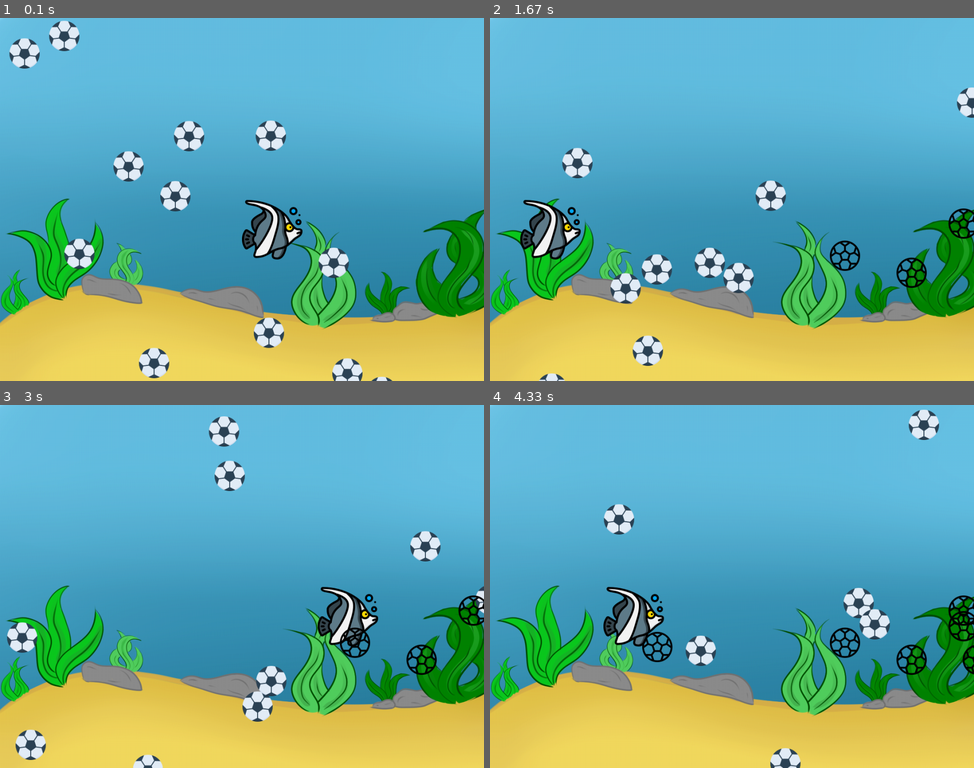
Above: before the commit, frames 1-4 (two rows, left to right).
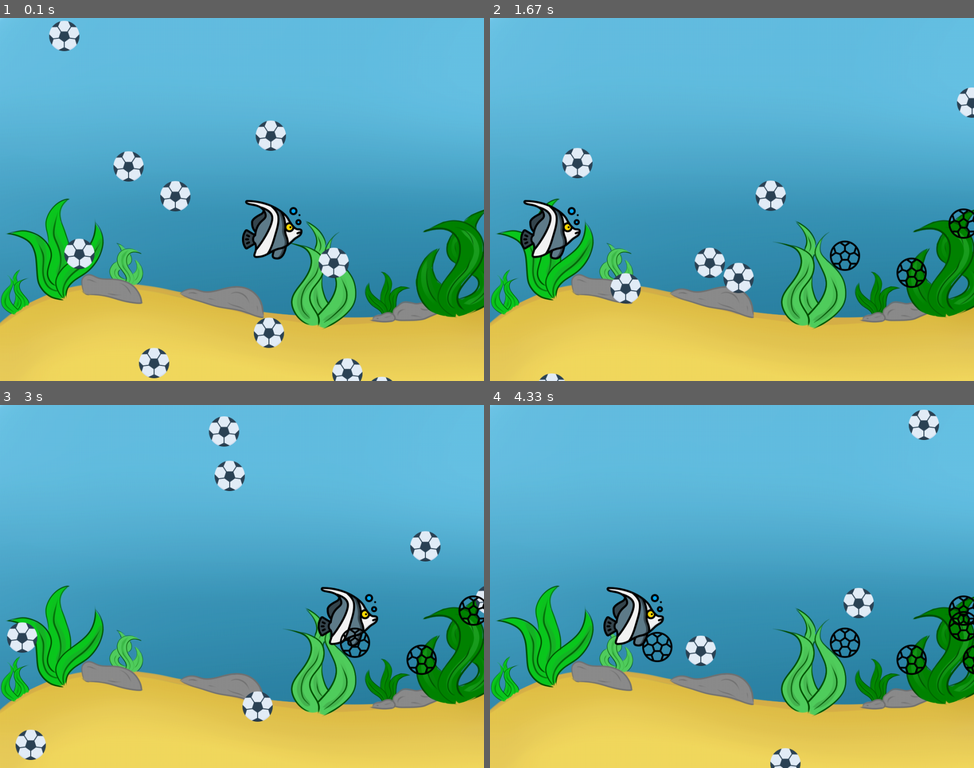
Above: after the commit, the same moments.

Repository: HarelKahani/T-Talk
Game: pygame game, started from fish_game_demo/fish_demo.py
Two runs of this game, one before a commit and one after it. Both use one fixed random seed, a clock stepped at 60 frames per second and the inputs below.
Inputs:
- Up to frame 1 (0.1 s): no input
- Up to frame 2 (1.67 s): hold Right 0.33-0.8 s; hold Right 0.88-1.35 s; hold Right from 1.38 s (still down); tap Up at 1.45 s; tap Left at 1.53 s
- Up to frame 3 (3 s): tap Up at 1.75, 2.12, 2.42, 2.62, 2.92 s; release Right at 2.02 s; hold Right 2.05-2.52 s; hold Right from 2.55 s (still down); tap Down at 2.7 s
- Up to frame 4 (4.33 s): release Right at 3.02 s; hold Right 3.05-3.68 s; tap Up at 3.12, 3.42, 3.78, 4.08, 4.28 s; tap Left at 3.2 s; hold Right 3.72-4.18 s; hold Right from 4.22 s (still down)

The runs differ from the first frame. In frame 1, 0.8% of the frame differs, in the area x 1-43%, y 5-37%; in frame 2, 0.8%, in the area x 29-38%, y 65-96%; in frame 3, 0.6%; in frame 4, 0.8%.

Commit message:
changed back to original

Diff:
--- a/fish_game_demo/fish_demo.py
+++ b/fish_game_demo/fish_demo.py
@@ -14,9 +14,7 @@
 moved = False
 balls = []
 
-stam = "stam"
-
-for i in range(12):
+for i in range(10):
     ball = {}
     ball["sprite"] = makeSprite("game_imgs/football-ball.png")
     ball["sprite"].addImage("game_imgs/soccer-ball.png")
